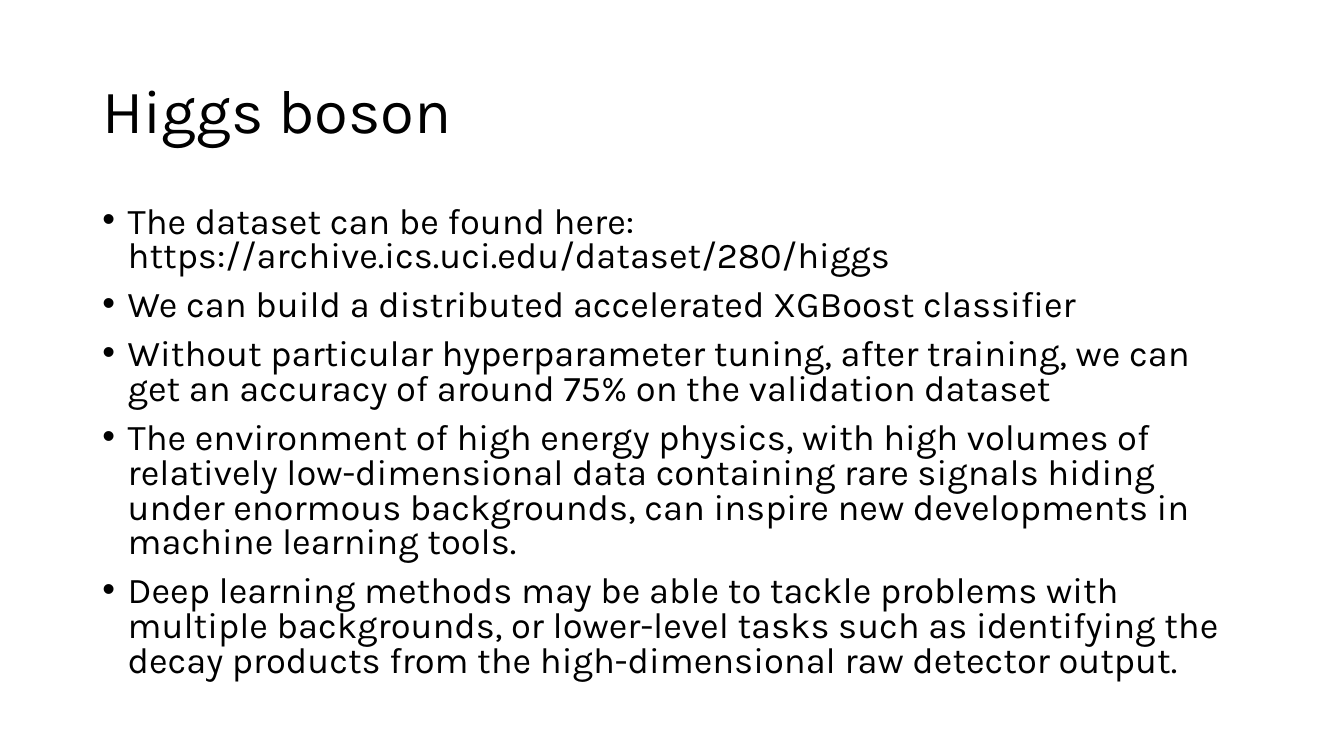
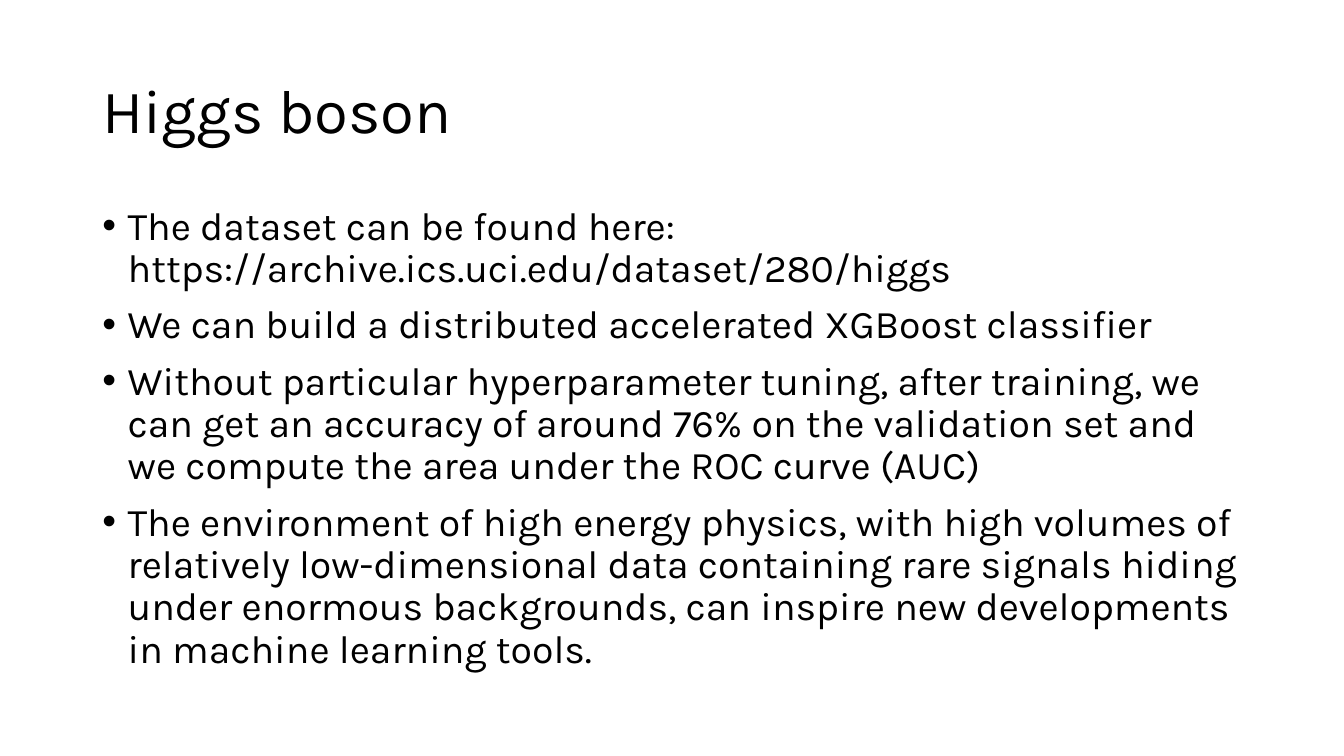
Before and after one commit to ICTP/SMR4077, a slide deck: slide 16 of DAY8/ML4HPC/slides/Magurele_3.pptx. Drawn at 1344x756 pixels with LibreOffice and Linux fonts; fonts in the diff are those of the drawing. Boxes give left, top, right and bottom in pixels: in the first picture for what was removed or moved away, otherwise in the second. Text is boxed around its words. In the diff, an @@ line names an element or a change of style, - is before the commit and + after.

Commit message:
update DAY8 ML4HPC slides

```diff
--- a/DAY8/ML4HPC/slides/Magurele_3.pptx
+++ b/DAY8/ML4HPC/slides/Magurele_3.pptx
@@ text at box(128, 213, 1237, 673): size 25.9 to 28 pt in "The dataset can be found here: https://archive.ics.uci.edu/d ...", "We can build a distributed accelerated XGBoost ...", "The environment of high energy physics, with ..."; line spacing 0.8 to 0.9 @@
@@ text at box(128, 368, 1201, 489): text changed; size 25.9 to 28 pt @@
-• Without particular hyperparameter tuning, after training, we can get an accuracy of around 75% on the validation dataset
+• Without particular hyperparameter tuning, after training, we can get an accuracy of around 76% on the validation set and we compute the area under the ROC curve (AUC)
@@ text at box(128, 578, 1218, 682): paragraph removed @@
-• Deep learning methods may be able to tackle problems with multiple backgrounds, or lower-level tasks such as identifying the decay products from the high-dimensional raw detector output.
```
Also in this commit, not shown: 3 slides added, 3 other files.
